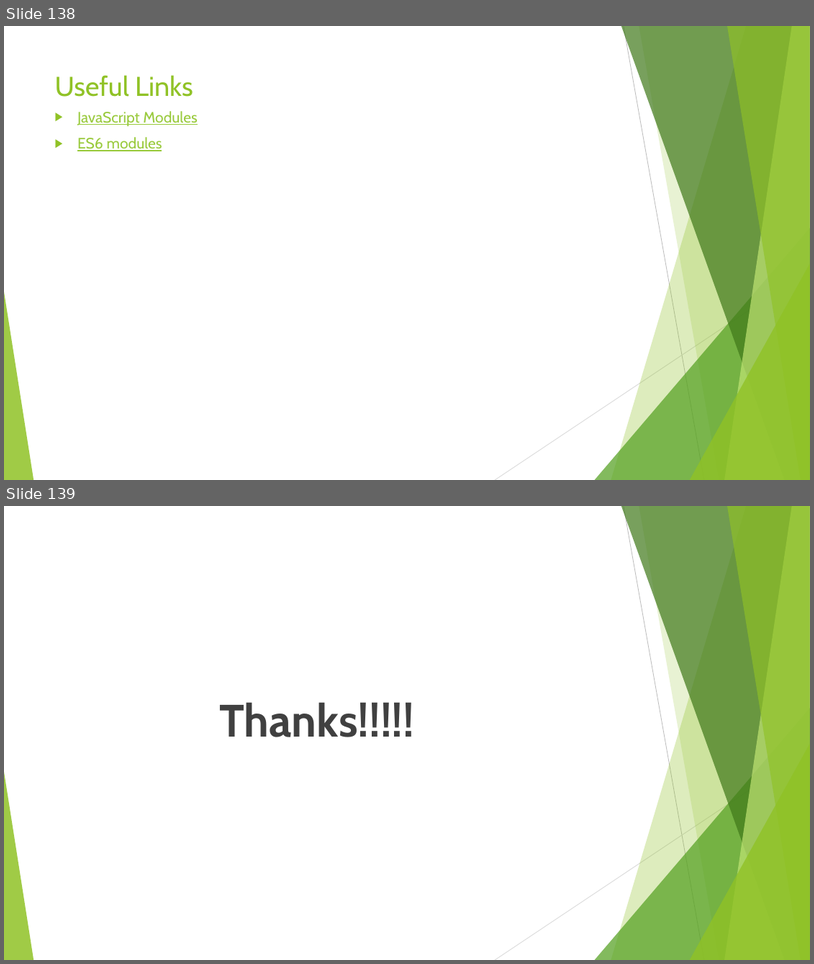
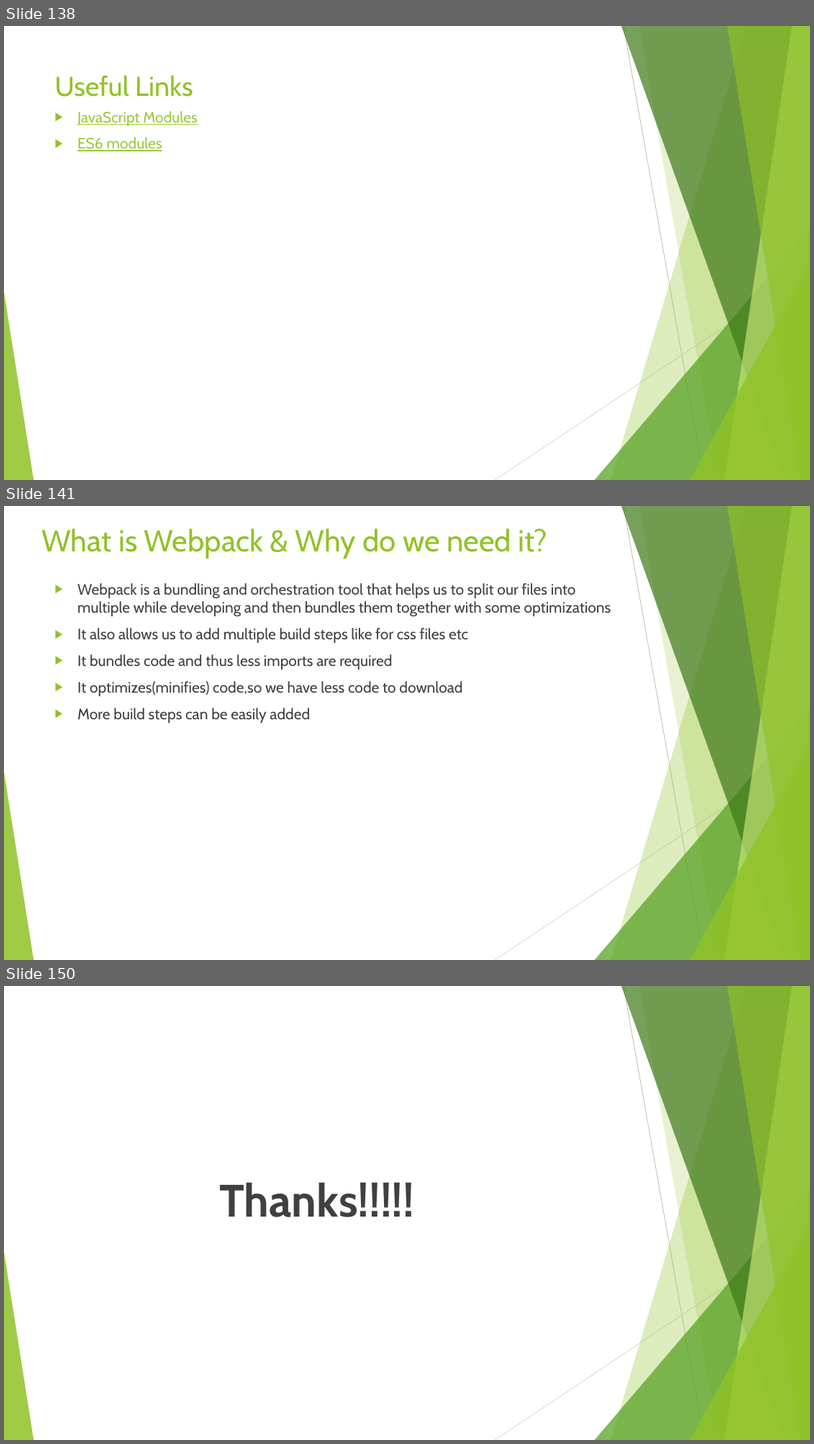
Before and after one commit to rudhrainfogain/TypeScript, a slide deck: PPT/TypeScriptv10.pptx. Shown one above the other, each under a label of ours: slides 138 and 139 before the commit, slides 138, 141 and 150 after it; the slides between them are not shown. The pictures are 814x964 and 814x1444 pixels, drawn with LibreOffice and Linux fonts; fonts in the diff are those of the drawing. Boxes give left, top, right and bottom in pixels: in the first picture for what was removed or moved away, otherwise in the second. Text is boxed around its words. In the diff, an @@ line names an element or a change of style, - is before the commit and + after.

Commit message:
Webpack complete

```diff
--- a/PPT/TypeScriptv10.pptx
+++ b/PPT/TypeScriptv10.pptx
@@ slide 141 added at [4,506,810,960], background #FFFFFF; not listed: 10 template elements that a slide beside it also shows @@
@@ title added at [41,528,548,559], 36 pt, text #90C226 @@
+What is Webpack & Why do we need it?
@@ text added at [77,583,612,723], 18 pt, text #404040 @@
+▶ Webpack is a bundling and orchestration tool that helps us to split our files into multiple while developing and then bundles them together with some optimizations
+▶ It also allows us to add multiple build steps like for css files etc
+▶ It bundles code and thus less imports are required
+▶ It optimizes(minifies) code,so we have less code to download
+▶ More build steps can be easily added
@@ what was slide 139 is now slide 150 @@
```
Also in this commit, not shown: 10 other slides added, 21 other files.
